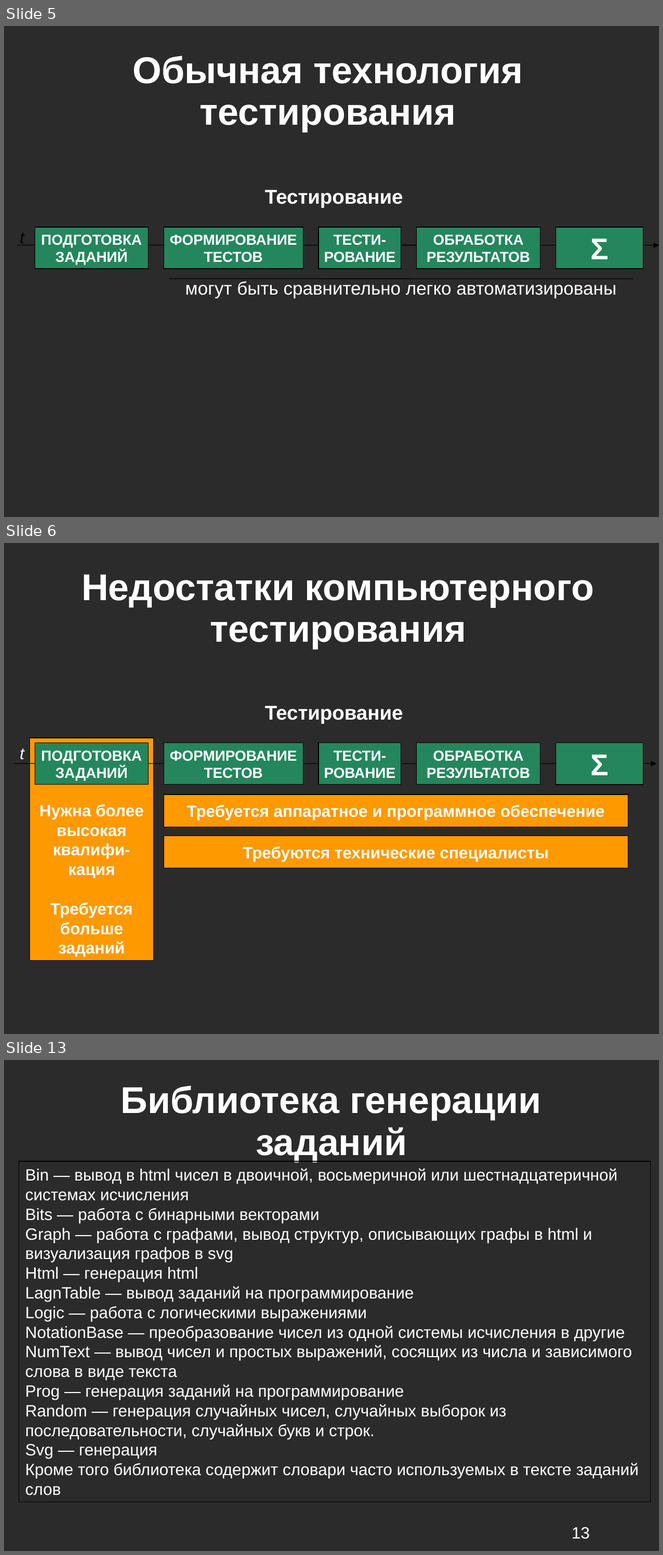
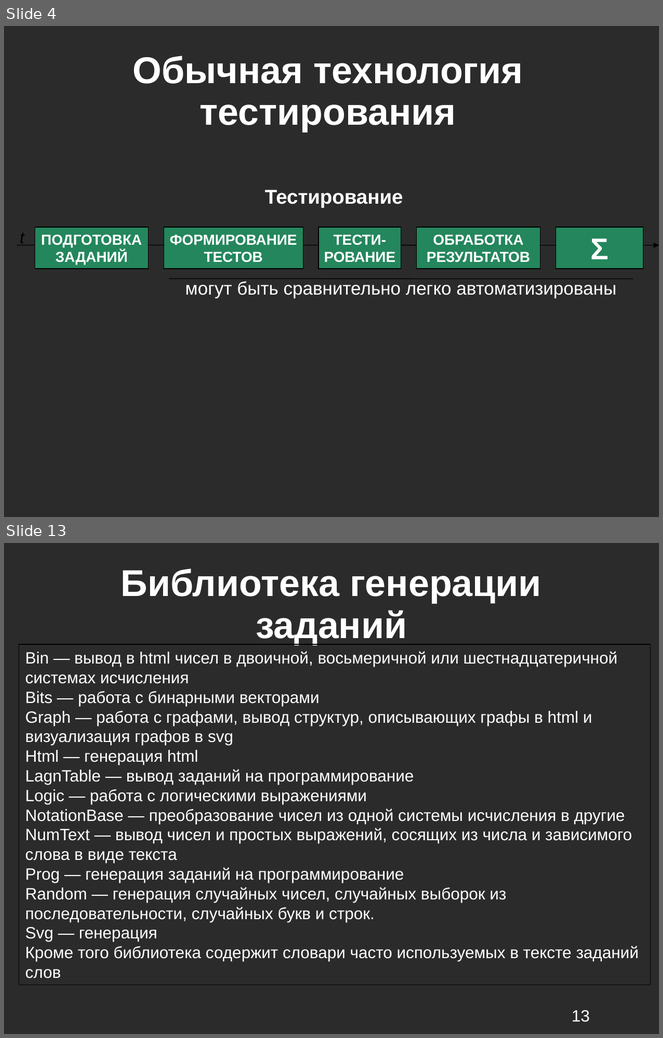
Before and after one commit to kevroletin/Coursework, a slide deck: 236_Кевролетин_отчёт.ppt. Shown one above the other, each under a label of ours: slides 5, 6 and 13 before the commit, slides 4 and 13 after it; the slides between them are not shown. The pictures are 663x1555 and 663x1038 pixels, drawn with LibreOffice and Linux fonts; fonts in the diff are those of the drawing; background and template pictures are left out; a plain dark background stands for a picture behind light text. Boxes give left, top, right and bottom in pixels: in the first picture for what was removed or moved away, otherwise in the second. Text is boxed around its words. In the diff, an @@ line names an element or a change of style, - is before the commit and + after.

```diff
--- a/236_Кевролетин_отчёт.ppt
+++ b/236_Кевролетин_отчёт.ppt
@@ slide 6 removed at <box>4,543,659,1034</box>, background picture (left out) @@
@@ text removed at <box>81,574,594,649</box> @@
-Недостатки компьютерного тестирования
@@ text removed at <box>265,706,403,724</box> @@
-Тестирование
@@ rectangle removed at <box>29,738,153,883</box> @@
-Нужна более высокая квалифи-кация
@@ rectangle removed at <box>29,738,153,961</box> @@
-Нужна более высокая квалифи-кация
-Требуется больше заданий
@@ rectangle removed at <box>35,743,148,785</box> @@
-ПОДГОТОВКА ЗАДАНИЙ
@@ rectangle removed at <box>164,743,304,785</box> @@
-ФОРМИРОВАНИЕ ТЕСТОВ
@@ rectangle removed at <box>319,743,401,785</box> @@
-ТЕСТИ-РОВАНИЕ
@@ rectangle removed at <box>417,743,541,785</box> @@
-ОБРАБОТКА РЕЗУЛЬТАТОВ
@@ rectangle removed at <box>556,743,644,785</box> @@
-Σ
@@ text removed at <box>20,748,24,760</box> @@
-t
@@ arrow removed from (14, 764) to (657, 764) @@
@@ rectangle removed at <box>164,795,629,827</box> @@
-Требуется аппаратное и программное обеспечение
@@ rectangle removed at <box>164,836,629,869</box> @@
-Требуются технические специалисты
@@ what was slide 5 is now slide 4 @@
```
Also in this commit, not shown: 11 slides changed, 13 slides added, 1 other slide removed.
